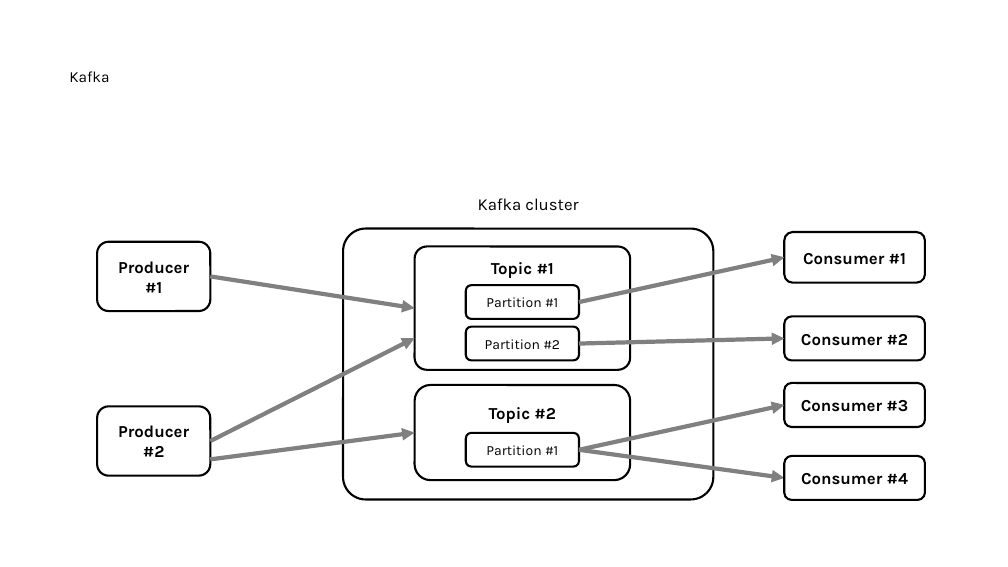
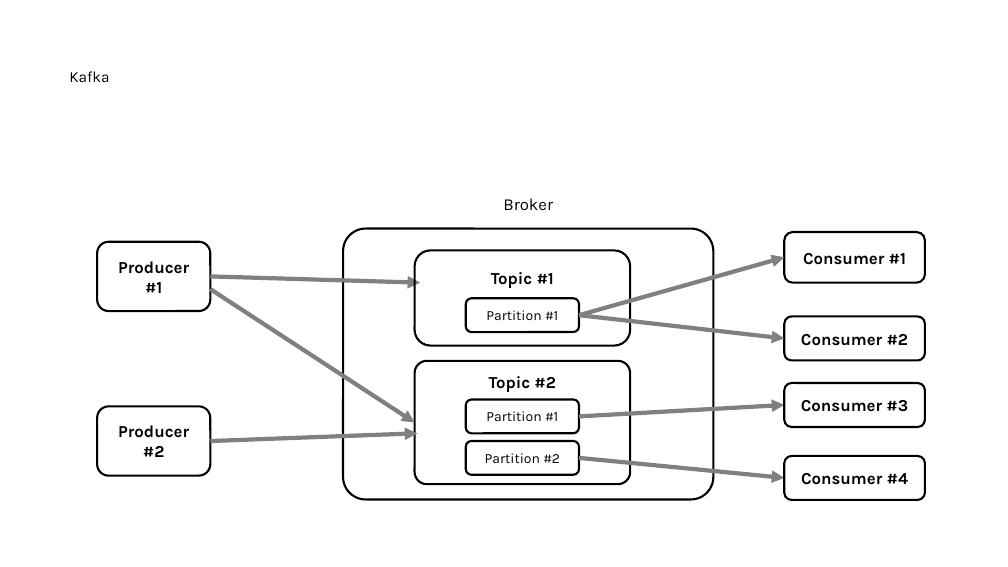
Before and after one commit to nayasis/fastcampus-hyper-webflux, a slide deck: slide 17 of 99.ppt/[Ch4-8. 결제 서비스 기능확장.pptx (slide 20 before the commit). Drawn at 1008x567 pixels with LibreOffice and Linux fonts; fonts in the diff are those of the drawing; background and template pictures are left out. Boxes give left, top, right and bottom in pixels: in the first picture for what was removed or moved away, otherwise in the second. Text is boxed around its words. In the diff, an @@ line names an element or a change of style, - is before the commit and + after.

Commit message:
Kafka 강의 스크립트 수정

```diff
--- a/99.ppt/[Ch4-8. 결제 서비스 기능확장.pptx
+++ b/99.ppt/[Ch4-8. 결제 서비스 기능확장.pptx
@@ text at (503,198,553,210): text changed @@
-Kafka cluster
+Broker
@@ rounded rectangle "Topic #1" at (414,250,630,345): proportions changed @@
@@ rounded rectangle "Topic #1": place and size @@
-rounded rectangle "Topic #1" at (414,247,630,370)
+rounded rectangle "Topic #1" at (414,250,630,345)
@@ arrow moved from (579, 450) - (784, 405) to (579, 316) - (784, 257) @@
@@ arrow moved from (211, 276) - (414, 308) to (211, 276) - (420, 282) @@
@@ arrow moved from (211, 460) - (414, 432) to (211, 289) - (414, 422) @@
@@ rounded rectangle "Partition #1": place and size @@
-rounded rectangle "Partition #1" at (466,432,579,467)
+rounded rectangle "Partition #1" at (466,298,579,333)
@@ arrow moved from (579, 450) - (784, 478) to (579, 316) - (784, 339) @@
@@ rounded rectangle "Topic #2": place and size @@
-rounded rectangle "Topic #2" at (414,385,630,480)
+rounded rectangle "Topic #2" at (414,361,630,484)
@@ rounded rectangle "Topic #2" at (414,361,630,484): proportions changed @@
@@ rounded rectangle "Partition #1": place and size @@
-rounded rectangle "Partition #1" at (466,285,579,320)
+rounded rectangle "Partition #1" at (466,399,579,433)
@@ arrow moved from (579, 302) - (784, 257) to (579, 416) - (784, 405) @@
@@ arrow moved from (211, 442) - (414, 338) to (211, 442) - (417, 433) @@
@@ rounded rectangle "Partition #2": place and size @@
-rounded rectangle "Partition #2" at (466,327,579,361)
+rounded rectangle "Partition #2" at (466,442,579,476)
@@ arrow moved from (579, 344) - (784, 339) to (579, 458) - (784, 478) @@
```
Also in this commit, not shown: 2 other slides changed, 1 slide added, 1 slide removed.
